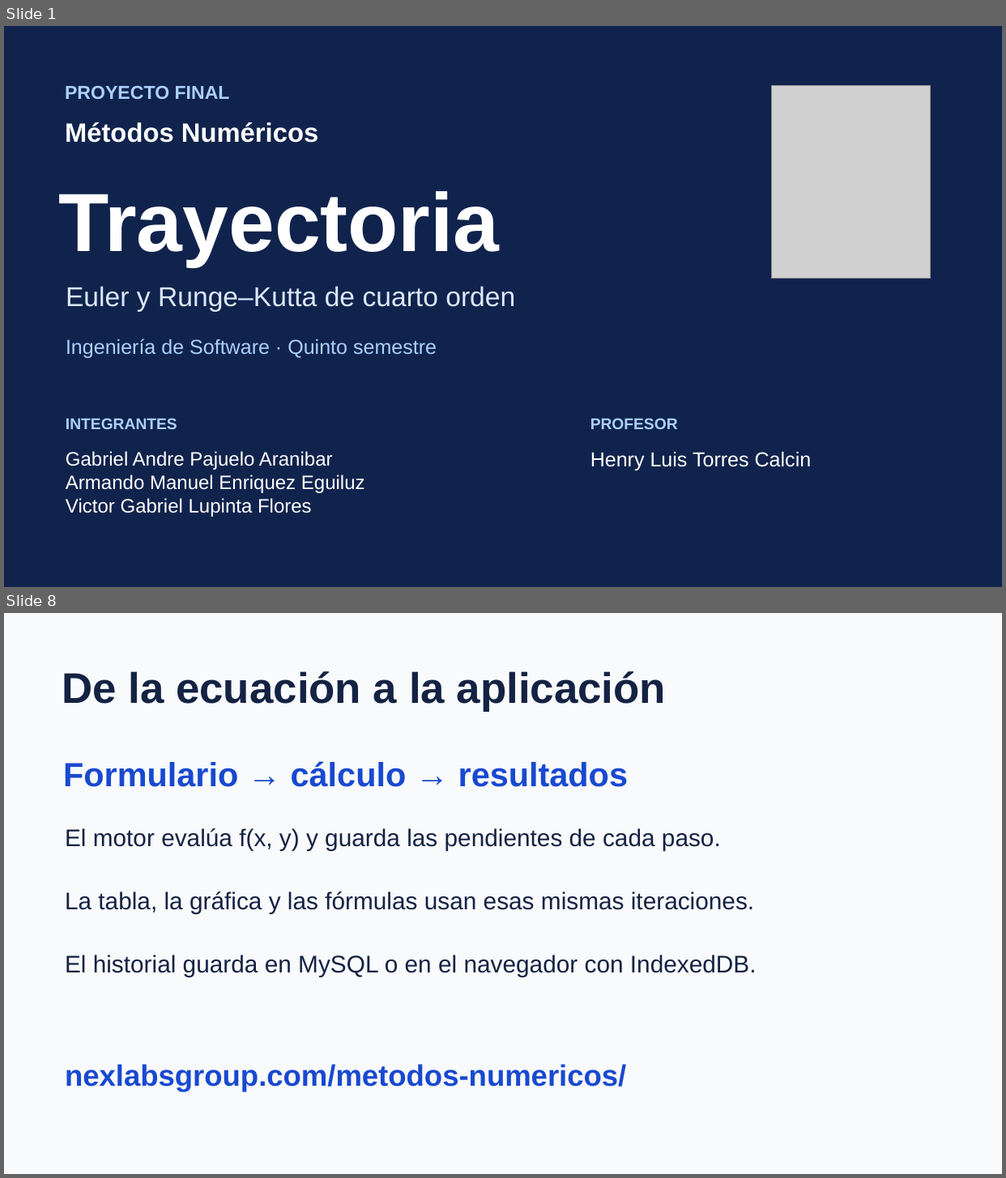
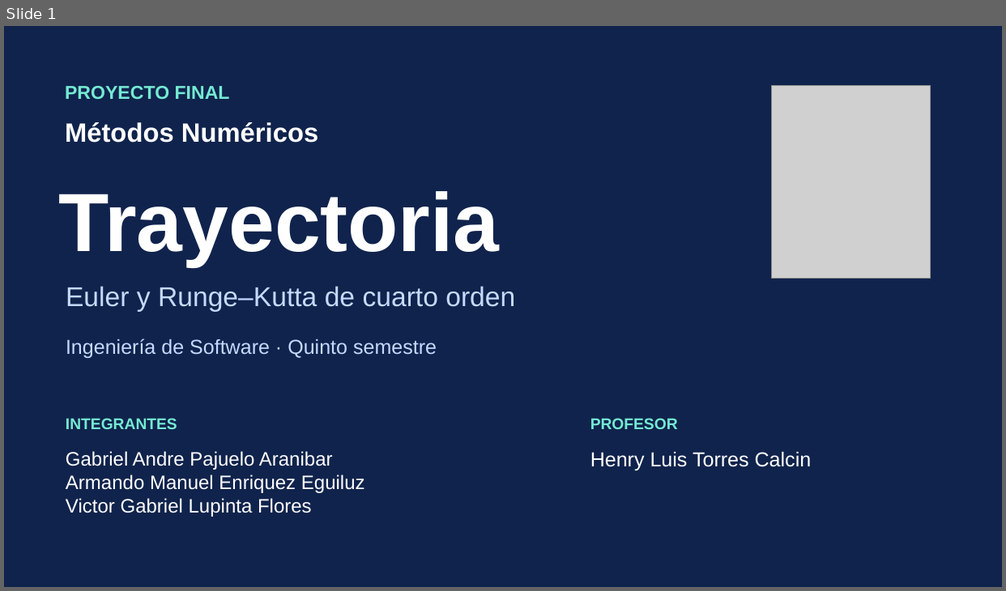
Before and after one commit to Quetzalq4321q/metodos-numericos, a slide deck: output/Trayectoria-Demostracion.pptx. Shown one above the other, each under a label of ours: slides 1 and 8 before the commit, slide 1 after it; the slides between them are not shown. The pictures are 1006x1178 and 1006x591 pixels, drawn with LibreOffice and Linux fonts; fonts in the diff are those of the drawing; grey boxes stand for pictures. Boxes give left, top, right and bottom in pixels: in the first picture for what was removed or moved away, otherwise in the second. Text is boxed around its words. In the diff, an @@ line names an element or a change of style, - is before the commit and + after.

```diff
--- a/output/Trayectoria-Demostracion.pptx
+++ b/output/Trayectoria-Demostracion.pptx
@@ slide 8 removed at (4, 613, 1002, 1174), background #F8FAFC @@
@@ text removed at (62, 671, 666, 712) @@
-De la ecuación a la aplicación
@@ text removed at (63, 761, 628, 787) @@
-Formulario → cálculo → resultados
@@ text removed at (65, 828, 721, 850) @@
-El motor evalúa f(x, y) y guarda las pendientes de cada paso.
@@ text removed at (65, 892, 754, 914) @@
-La tabla, la gráfica y las fórmulas usan esas mismas iteraciones.
@@ text removed at (65, 955, 756, 977) @@
-El historial guarda en MySQL o en el navegador con IndexedDB.
@@ text removed at (65, 1064, 626, 1092) @@
-nexlabsgroup.com/metodos-numericos/
@@ slide 1 changed as well @@
@@ text "Euler y Runge–Kutta de cuarto ..." at (66, 286, 515, 312): text colour #DCE8FF to #C4DAFF @@
@@ text "Ingeniería de Software · Quinto ..." at (66, 339, 437, 358): text colour #ACD0FF to #C4DAFF @@
@@ text colour #ACD0FF to #74EAD3 in 3 elements at (65, 86, 230, 99), (66, 418, 177, 429), (590, 418, 678, 429) @@
```
Also in this commit, not shown: 4 other slides changed, 3 slides added, 2 other slides removed, 11 other files.
